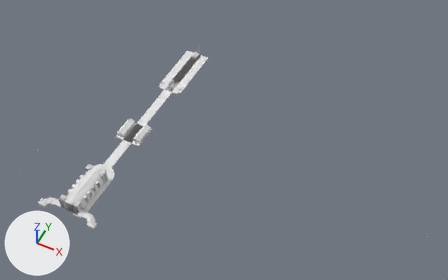
What one commit did to the Blender file shelters hut kiosks/shelters hut kiosk.blend.
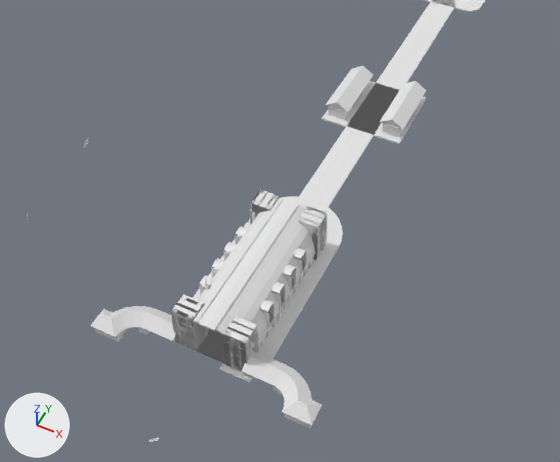
Each version appears first whole from a 50 mm lens placed at (212.7, -181.5, 364.0), pointed at (68.7, 106.5, 4.0), and next in a close-up from a 50 mm lens placed at (48.6, -67.7, 128.7), pointed at (-5.2, 40.1, -6.1). Arrows for +X, +Y and +Z are at lower left; the lights stay in place.

Names of what the first close-up shows: 'End kiosk roof', 'End kiosk walls.002', 'Kiosks SOUTH.001', 'Kiosks roof.004', 'Kiosks roof.005', 'Kiosks roof.006', 'Kiosks roof.007', 'Kiosks roof.008', 'Kiosks roof.009', 'Kiosks roof.010', 'Kiosks roof.021', 'Kiosks roof.023', 'Kiosks roof.024', 'Kiosks roof.025', 'Kiosks roof.026', 'Kiosks roof.027', 'Kiosks roof.028', 'Pavilion', 'Railings, decking', 'Shelter walls', 'Towers', 'cyl  entrance wing.002', 'cyl  entrance wing.003', 'non curved Kiosk roof SOUTH'.
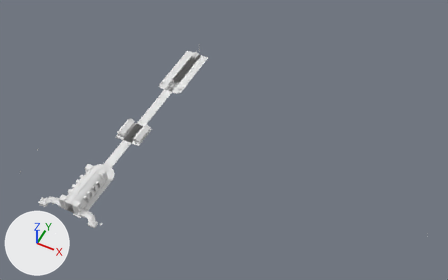
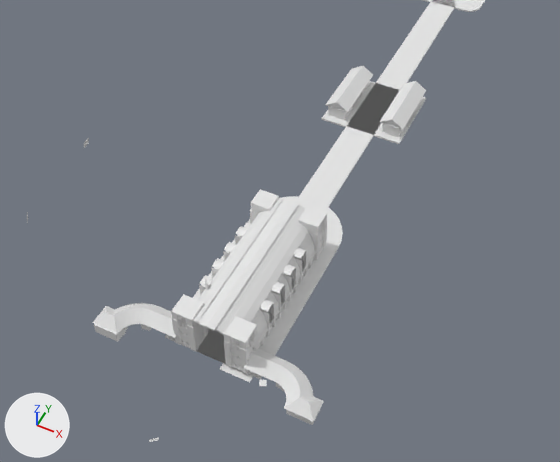
ob_targ_0120 is not drawn itself; it is the parent of ob_line0000_001.

What changed in the scene script:
```text
Add cu_nurbspath_010:
    cu_nurbspath_010 = bpy.data.curves.new('NurbsPath.010', 'CURVE')
    cu_nurbspath_010.dimensions = '3D'
    _sp = cu_nurbspath_010.splines.new('NURBS'); _sp.points.add(1)
    _sp.points.foreach_set('co', [-305.8, 0.0, 0.0000303, 1.0, 4.0, 0.0, 0.0, 1.0])
    _sp.order_u = 2
    _sp.order_v = 0
    _sp.use_endpoint_u = True
    cu_nurbspath_010.use_path = True
    cu_nurbspath_010.use_path_clamp = True
    cu_nurbspath_010.fill_mode = 'FULL'
Change col_pavilion:
    remove col_pavilion.objects.link(ob_towers_001)
    add col_pavilion.objects.link(ob_towers)
Add col_rig0120_fb_rb_pier_from_above:
    col_rig0120_fb_rb_pier_from_above = bpy.data.collections.new('rig0120 fb rb pier from above')
    col_rig0120_fb_rb_pier_from_above.objects.link(ob_targ_0120)
    col_rig0120_fb_rb_pier_from_above.objects.link(ob_line0000_001)
    col_rig0120_fb_rb_pier_from_above.objects.link(ob_0120_tracing)
Add col_0120_tracing:
    col_0120_tracing = bpy.data.collections.new('0120 tracing')
Change ob_cyl__entrance_wing_002:
    ob_cyl__entrance_wing_002.location: (-8.252, -0.207, -0.426) -> (-8.252, 0.873, -0.426)
Change ob_cyl__entrance_wing_003:
    ob_cyl__entrance_wing_003.location: (-9.969, -0.2, -24.43) -> (-9.969, 0.75, -24.43)
Change ob_end_kiosk_roof:
    ob_end_kiosk_roof.location: (-1.952, -5.477, 1.956) -> (-1.952, -4.574, 1.956)
Change ob_kiosks_roof_004:
    ob_kiosks_roof_004.location: (-1.952, -5.477, 1.956) -> (-1.952, -4.574, 1.956)
Change ob_kiosks_roof_005:
    ob_kiosks_roof_005.location: (-1.952, -5.477, 1.956) -> (-1.952, -4.574, 1.956)
Change ob_kiosks_roof_006:
    ob_kiosks_roof_006.location: (-1.952, -5.477, 1.956) -> (-1.952, -4.574, 1.956)
Change ob_kiosks_roof_007:
    ob_kiosks_roof_007.location: (-1.952, -5.477, 1.956) -> (-1.952, -4.574, 1.956)
Change ob_kiosks_roof_008:
    ob_kiosks_roof_008.location: (-1.952, -5.477, 1.956) -> (-1.952, -4.574, 1.956)
Change ob_kiosks_roof_009:
    ob_kiosks_roof_009.location: (-1.952, -5.477, 1.956) -> (-1.952, -4.574, 1.956)
Change ob_kiosks_roof_010:
    ob_kiosks_roof_010.location: (-1.952, -5.477, 1.956) -> (-1.952, -4.574, 1.956)
Change ob_non_curved_kiosk_roof_south:
    ob_non_curved_kiosk_roof_south.location: (1.893, -1.593, -0.931) -> (1.893, -0.689, -0.931)
Change ob_end_kiosk_walls_002:
    ob_end_kiosk_walls_002.location: (-1.513, -7.273, -21.41) -> (-1.513, -6.479, -21.41)
Change ob_kiosks_roof_023:
    ob_kiosks_roof_023.location: (-1.513, -7.273, -21.41) -> (-1.513, -6.479, -21.41)
Change ob_kiosks_roof_024:
    ob_kiosks_roof_024.location: (-1.513, -7.273, -21.41) -> (-1.513, -6.479, -21.41)
Change ob_kiosks_roof_025:
    ob_kiosks_roof_025.location: (-1.513, -7.273, -21.41) -> (-1.513, -6.479, -21.41)
Change ob_kiosks_roof_026:
    ob_kiosks_roof_026.location: (-1.513, -7.273, -21.41) -> (-1.513, -6.479, -21.41)
Change ob_kiosks_roof_027:
    ob_kiosks_roof_027.location: (-1.513, -7.273, -21.41) -> (-1.513, -6.479, -21.41)
Change ob_kiosks_roof_028:
    ob_kiosks_roof_028.location: (-1.513, -7.273, -21.41) -> (-1.513, -6.479, -21.41)
Change ob_kiosks_south_001:
    ob_kiosks_south_001.location: (3.647, -2.059, -25.29) -> (3.647, -1.265, -25.29)
Change ob_kiosks_roof_021:
    ob_kiosks_roof_021.location: (-1.513, -7.273, -21.41) -> (-1.513, -6.479, -21.41)
Change ob_towers_001:
    ob_towers_001.instance_collection: col_towers -> col_rig0120_fb_rb_pier_from_above
Add ob_0120_tracing:
    ob_0120_tracing = bpy.data.objects.new('0120 tracing', None)
    ob_0120_tracing.location = (3.803, 11.14, 222.3)
    ob_0120_tracing.rotation_euler = (1.503, -3.105, -0.00496)  # degrees (86, -178, -0.3)
    ob_0120_tracing.scale = (3.35, 3.35, 3.35)
    ob_0120_tracing.instance_type = 'COLLECTION'
    ob_0120_tracing.instance_collection = col_0120_tracing
Add ob_line0000_001:
    ob_line0000_001 = bpy.data.objects.new('Line0000.001', cu_nurbspath_010)
    ob_line0000_001.parent = ob_targ_0120
    ob_line0000_001.location = (-1.84, 42.64, 0.141)
    ob_line0000_001.rotation_euler = (-0.023, 1.571, 0.0)  # degrees (-1.3, 90, 0)
Add ob_targ_0120:
    ob_targ_0120 = bpy.data.objects.new('Targ 0120', me_plane_005.copy())  # the mesh of ob_targ0110_google_pavilion_from_above_closer
    ob_targ_0120.location = (-6.406, 31.73, -62.2)
    ob_targ_0120.rotation_euler = (-0.0796, 3.142, 0.46)  # degrees (-4.6, 180, 26)
```

What differs and where, as boxes (x1, y1, x2, y2) in the close-ups (560 x 462 px):
'Towers', no longer drawn
    before: (171, 189, 328, 382)
'non curved Kiosk roof SOUTH', moved
    before: (242, 352, 286, 385)
    after: (244, 349, 288, 382)
'Kiosks SOUTH.001', moved
    before: (143, 309, 184, 341)
    after: (145, 306, 184, 338)
'End kiosk roof', moved
    before: (282, 400, 322, 425)
    after: (284, 397, 324, 422)
'End kiosk walls.002', moved
    before: (90, 309, 115, 337)
    after: (93, 306, 117, 333)
'cyl  entrance wing.003', moved
    before: (98, 306, 149, 342)
    after: (115, 303, 152, 338)
'Kiosks roof.005', moved
    before: (284, 391, 312, 402)
    after: (286, 387, 314, 399)
'Kiosks roof.006', moved
    before: (283, 386, 311, 399)
    after: (285, 382, 313, 395)
'Kiosks roof.007', moved
    before: (282, 380, 308, 395)
    after: (284, 376, 310, 392)
'Kiosks roof.008', moved
    before: (280, 374, 304, 392)
    after: (282, 371, 306, 389)
'Kiosks roof.023', moved
    before: (112, 310, 126, 330)
    after: (115, 307, 128, 327)
'Kiosks roof.009', moved
    before: (277, 369, 299, 390)
    after: (279, 366, 301, 387)
'Kiosks roof.024', moved
    before: (119, 307, 129, 329)
    after: (122, 305, 132, 326)
'Kiosks roof.010', moved
    before: (274, 365, 293, 387)
    after: (276, 362, 295, 384)
'Kiosks roof.025', moved
    before: (126, 306, 134, 328)
    after: (129, 304, 136, 324)
'cyl  entrance wing.002', moved
    before: (274, 376, 309, 427)
    after: (276, 367, 308, 391)
'Kiosks roof.026', moved
    before: (132, 306, 141, 327)
    after: (134, 303, 144, 324)
'Kiosks roof.004', moved
    before: (284, 396, 308, 405)
    after: (286, 393, 311, 402)
'Kiosks roof.027', moved
    before: (136, 306, 149, 327)
    after: (139, 303, 152, 324)
'Kiosks roof.028', moved
    before: (140, 307, 156, 328)
    after: (142, 304, 158, 325)
'Kiosks roof.021', moved
    before: (112, 322, 120, 335)
    after: (115, 320, 122, 332)
'Towers.001', added
    after: (259, 380, 267, 386)
